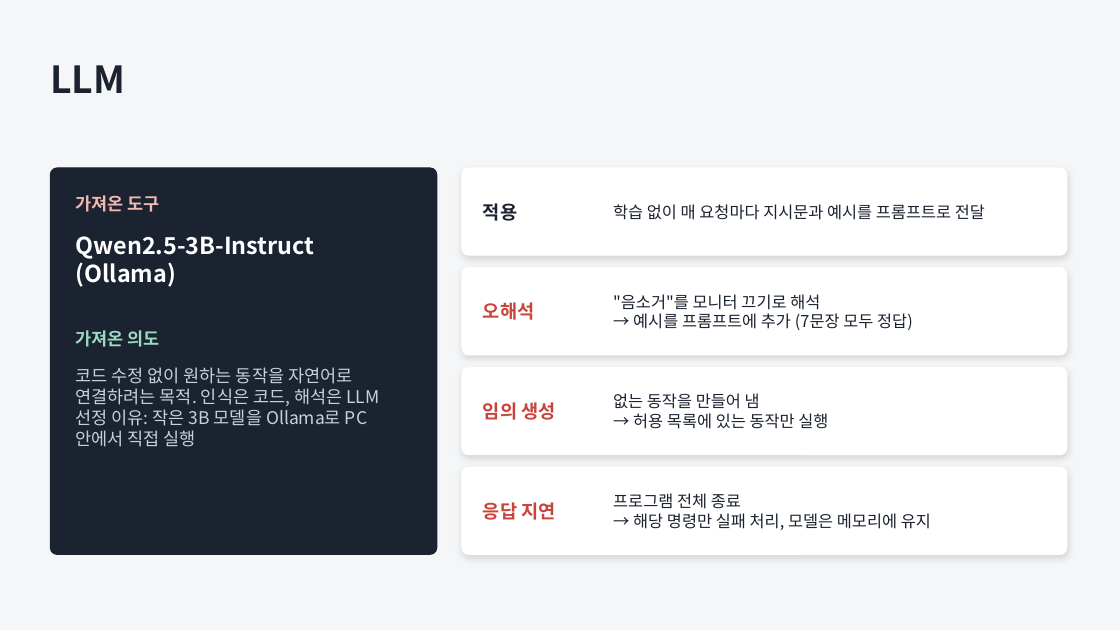
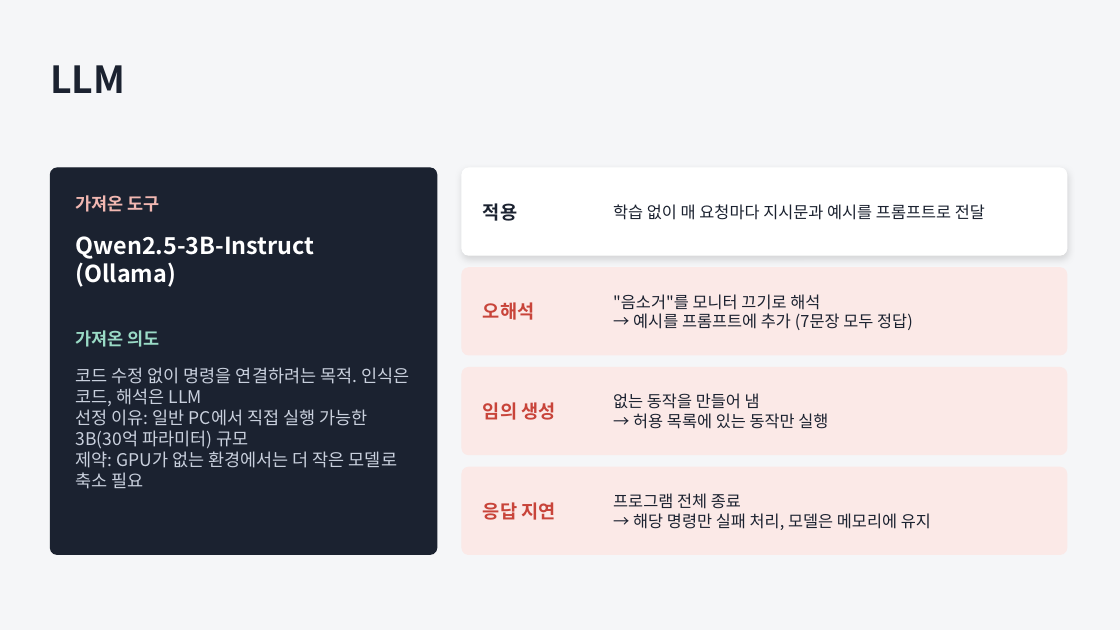
Before and after one commit to JungUH-0/JungPra, a slide deck: slide 8 of pythonpra/myproject/ppt/assistant_portfolio.pptx. Drawn at 1120x630 pixels with LibreOffice and Linux fonts; fonts in the diff are those of the drawing. Boxes give left, top, right and bottom in pixels: in the first picture for what was removed or moved away, otherwise in the second. Text is boxed around its words. In the diff, an @@ line names an element or a change of style, - is before the commit and + after.

```diff
--- a/pythonpra/myproject/ppt/assistant_portfolio.pptx
+++ b/pythonpra/myproject/ppt/assistant_portfolio.pptx
@@ text at [76, 367, 410, 489]: text changed @@
-코드 수정 없이 원하는 동작을 자연어로 연결하려는 목적. 인식은 코드, 해석은 LLM
-선정 이유: 작은 3B 모델을 Ollama로 PC 안에서 직접 실행
+코드 수정 없이 명령을 연결하려는 목적. 인식은 코드, 해석은 LLM
+선정 이유: 일반 PC에서 직접 실행 가능한 3B(30억 파라미터) 규모
+제약: GPU가 없는 환경에서는 더 작은 모델로 축소 필요
@@ fill #FFFFFF to #FBE9E7; outline #FFFFFF 1 pt to #FBE9E7 1 pt; shadow off in 3 elements at [462, 268, 1067, 355], [462, 368, 1067, 455], [462, 467, 1067, 555] @@
```
Also in this commit, not shown: 1 other slide changed, 3 other files.
